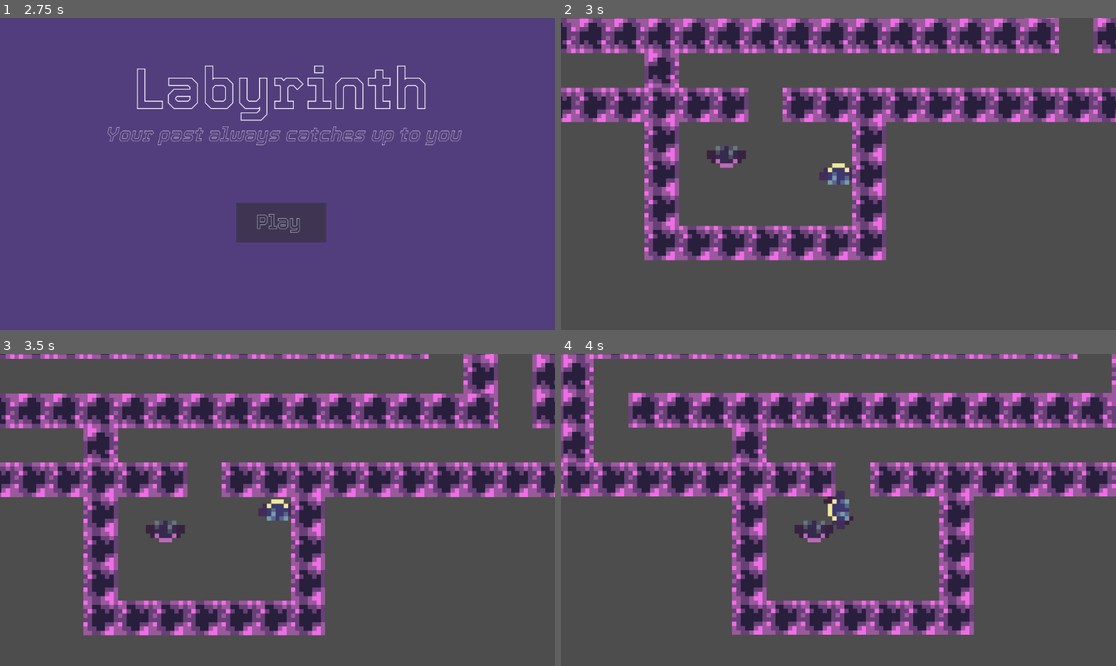
Above: before the commit, frames 1-4 (two rows, left to right).
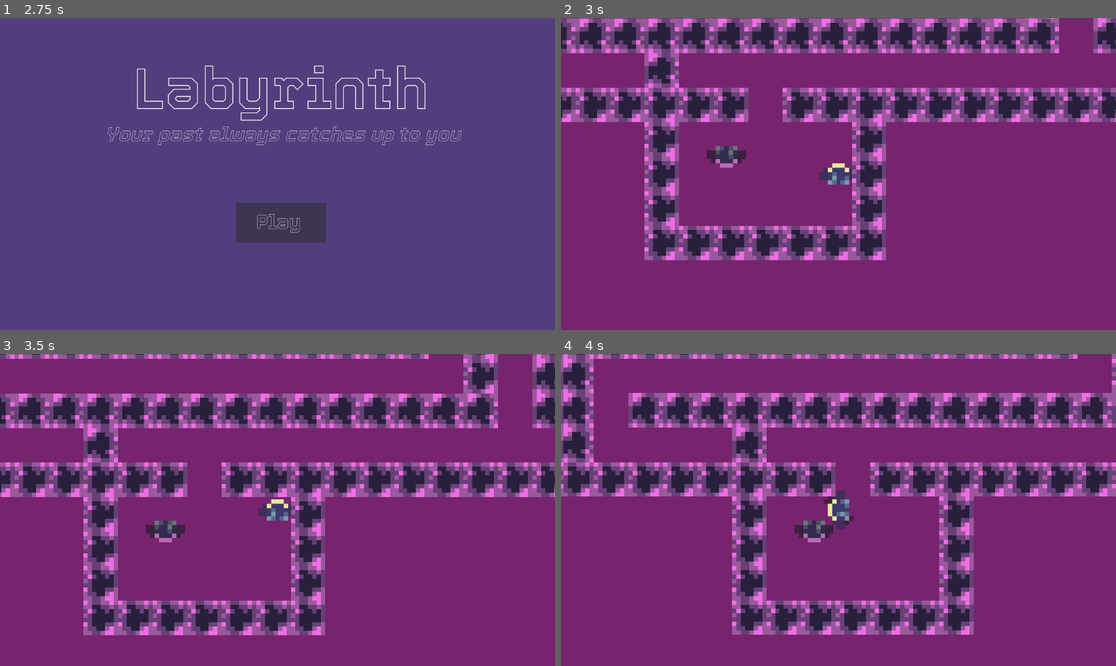
Above: after the commit, the same moments.

Repository: Captainexpo-1/Labyrinth-Counterspell-Game
Game: Godot game, scene res://Scenes/main.tscn
Two runs of this game, one before a commit and one after it. Both use one fixed random seed, a clock stepped at 60 frames per second and the inputs below. Sound files missing from this copy of the repository are replaced by a short silence.
Inputs (mouse positions are in pixels of both pictures, inside the frame that each line leads up to):
- Up to frame 1 (2.75 s): tap Enter at 0.5, 2 s; move the mouse to (399, 158) at 0.52 s; hold Right (ui_right) 0.53-1.28 s; click (399, 158) at 0.67 s; tap Space at 1.25 s; move the mouse to (166, 189) at 1.27 s; hold Down (ui_down) 1.28-2.03 s; move the mouse to (333, 105) at 2.02 s; hold Right (ui_right) from 2.03 s (still down)
- Up to frame 2 (3 s): tap Space at 2.75 s; move the mouse to (810, 236) at 2.77 s; release Right (ui_right) at 2.78 s; hold Up (ui_up) from 2.78 s (still down); click (810, 236) at 2.92 s
- Up to frame 3 (3.5 s): keep holding Up (ui_up)
- Up to frame 4 (4 s): tap Enter at 3.5 s; move the mouse to (1005, 556) at 3.52 s; release Up (ui_up) at 3.53 s; hold Left (ui_left) from 3.53 s (still down)

Frame 1 is identical in both runs. In frame 2, 69% of the frame differs, in the area x 0-100%, y 0-100%; in frame 3, 66%; in frame 4, 66%.

Commit message:
updated color

Diff:
--- a/Scenes/main.tscn
+++ b/Scenes/main.tscn
@@ -174,6 +174,7 @@
 tile_set = SubResource("TileSet_u1sbv")
 
 [node name="Menu" type="CanvasLayer" parent="."]
+visible = false
 script = ExtResource("8_cbvhn")
 
 [node name="ColorRect" type="ColorRect" parent="Menu"]
@@ -225,19 +226,6 @@
 theme_override_font_sizes/normal_font_size = 120
 text = "Labyrinth"
 
-[node name="Key" parent="." instance=ExtResource("8_lc761")]
-position = Vector2(20, 180)
-metadata/Player = NodePath("../Player")
-
-[node name="Key2" parent="." instance=ExtResource("8_lc761")]
-position = Vector2(134, 132)
-metadata/Player = NodePath("../Player")
-
-[node name="Key3" parent="." instance=ExtResource("8_lc761")]
-position = Vector2(181, 20)
-metadata/Player = NodePath("../Player")
-
-[connection signal="area_entered" from="Player/Area2D" to="Player" method="_on_area_2d_area_entered"]
 [node name="RichTextLabel2" type="RichTextLabel" parent="Menu"]
 anchors_preset = -1
 anchor_left = 0.494
@@ -253,6 +241,19 @@
 bbcode_enabled = true
 text = "[i]Your past always catches up to you[i]"
 
+[node name="Key" parent="." instance=ExtResource("8_lc761")]
+position = Vector2(20, 180)
+metadata/Player = NodePath("../Player")
+
+[node name="Key2" parent="." instance=ExtResource("8_lc761")]
+position = Vector2(134, 132)
+metadata/Player = NodePath("../Player")
+
+[node name="Key3" parent="." instance=ExtResource("8_lc761")]
+position = Vector2(181, 20)
+metadata/Player = NodePath("../Player")
+
+[connection signal="area_entered" from="Player/Area2D" to="Player" method="_on_area_2d_area_entered"]
 [connection signal="area_entered" from="Player/Area2D" to="BadPlayer" method="_on_area_2d_area_entered"]
 [connection signal="area_entered" from="BadPlayer/Area2D" to="BadPlayer" method="_on_area_2d_area_entered"]
 [connection signal="finished" from="AudioStreamPlayer2D" to="AudioStreamPlayer2D" method="_on_finished"]
--- a/project.godot
+++ b/project.godot
@@ -14,3 +14,7 @@
 run/main_scene="res://Scenes/main.tscn"
 config/features=PackedStringArray("4.3", "Forward Plus")
 config/icon="res://icon.svg"
+
+[rendering]
+
+environment/defaults/default_clear_color=Color(0.471924, 0.138184, 0.430328, 1)
Not shown: 1 places in Scenes/main.tscn that only renumber resources
